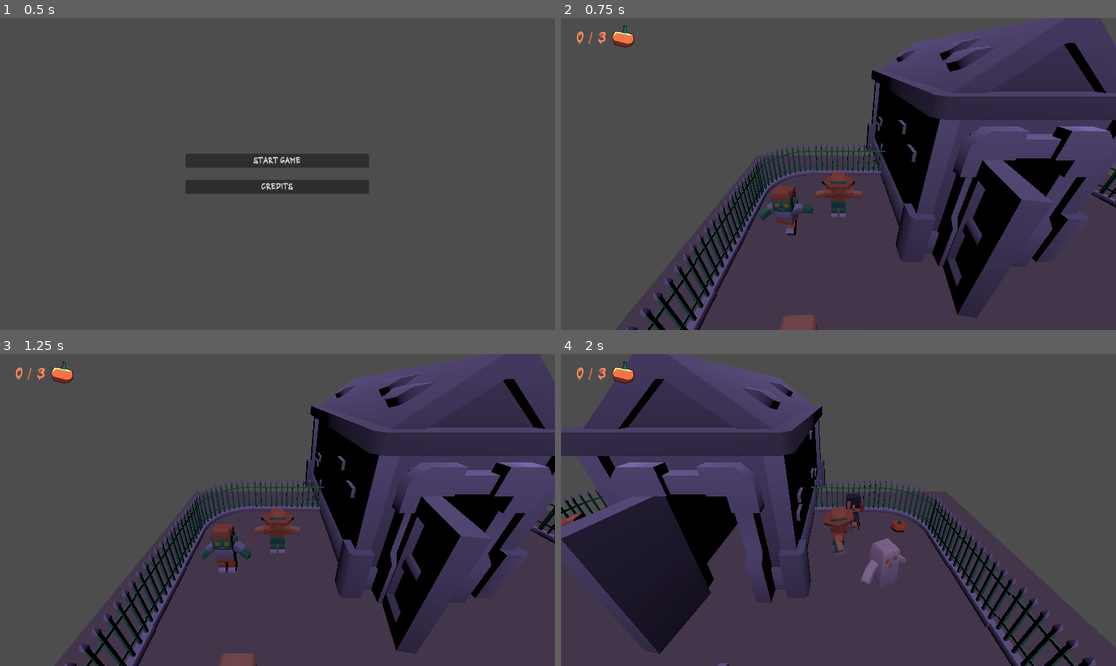
Above: before the commit, frames 1-4 (two rows, left to right).
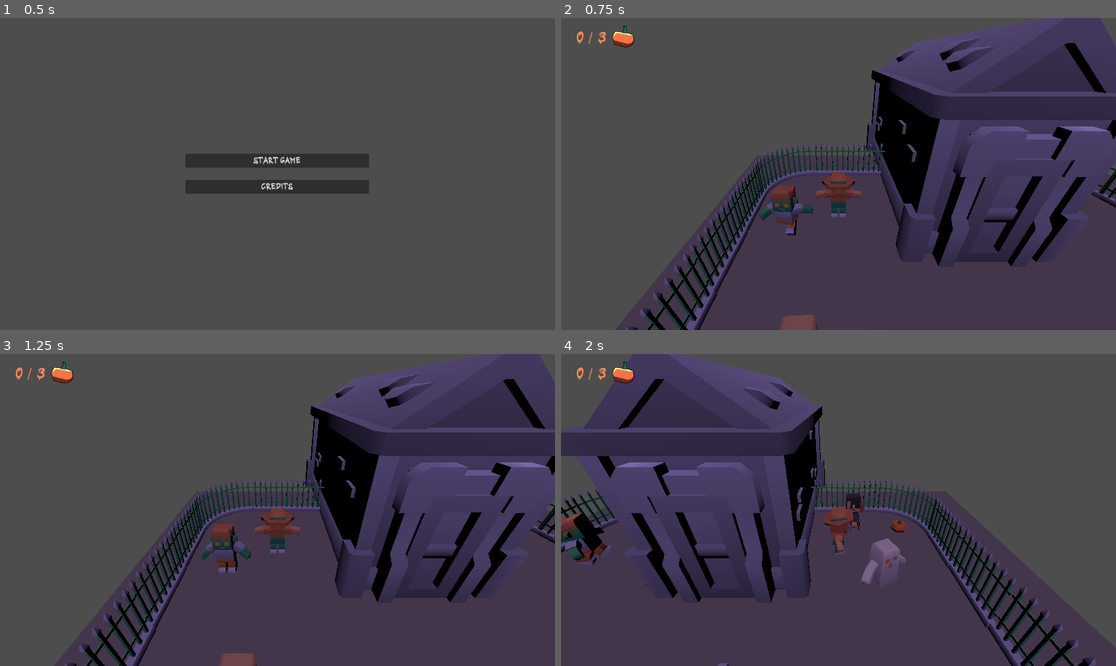
Above: after the commit, the same moments.

Repository: BuendiaGames/SpookyComecocos
Game: Godot game, scene res://core/menu/mainmenu.tscn
Same seed, same stepped clock (60 frames per second), same inputs: the game is played once before the commit and once after it.
Inputs:
- Up to frame 1 (0.5 s): no input
- Up to frame 2 (0.75 s): click "Start game" at 0.5 s
- Up to frame 3 (1.25 s): no input
- Up to frame 4 (2 s): hold Right (ui_right) from 1.28 s (still down)

Frame 1 is identical in both runs. In frame 2, 4.0% of the frame differs, in the area x 68-92%, y 44-97%; in frame 3, 4.0%; in frame 4, 9.1%, in the area x 0-36%, y 44-97%.

Commit message:
animaciones mausoleo arregladas

Diff:
--- a/core/map_elements/mausoleo.gd
+++ b/core/map_elements/mausoleo.gd
@@ -3,6 +3,7 @@
 
 # Called when the node enters the scene tree for the first time.
 func _ready() -> void:
+	add_to_group("mausoleos")
 	pass # Replace with function body.
 
 
@@ -10,6 +11,9 @@
 func _process(delta: float) -> void:
 	pass
 
+func abrir_y_cerrar_puerta():
+	$puerta/AnimationPlayer.play("open-and-close")
+
 
 func _on_area_body_entered(body: Node3D) -> void:
 	if body.is_in_group("player"):
--- a/core/map_elements/mausoleo.tscn
+++ b/core/map_elements/mausoleo.tscn
@@ -96,12 +96,13 @@
 transform = Transform3D(1, 0, 0, 0, 1, 0, 0, 0, 1, 0, 0, 0.983721)
 
 [node name="puerta" type="Node3D" parent="." index="3"]
+process_mode = 3
 transform = Transform3D(1, 0, 0, 0, 1, 0, 0, 0, 1, -0.204524, 0, 1)
 
 [node name="crypt-door" type="Node3D" parent="puerta" index="0"]
 
 [node name="door" type="MeshInstance3D" parent="puerta/crypt-door" index="0"]
-transform = Transform3D(-0.173647, 0, -0.984808, 0, 1, 0, 0.984808, 0, -0.173647, 0, 0, 0)
+transform = Transform3D(1, 0, -3.8754e-16, 0, 1, 0, 3.8754e-16, 0, 1, 0, 0, 0)
 mesh = SubResource("ArrayMesh_182ke")
 skeleton = NodePath("")
 
--- a/core/player/player.gd
+++ b/core/player/player.gd
@@ -65,4 +65,6 @@
 	elif area.is_in_group("llave"):
 		area.queue_free()
 		tiene_llave = true
+		var mausoleito = get_tree().get_first_node_in_group("mausoleos")
+		mausoleito.abrir_y_cerrar_puerta()
 		nodo_ui.show_key()
